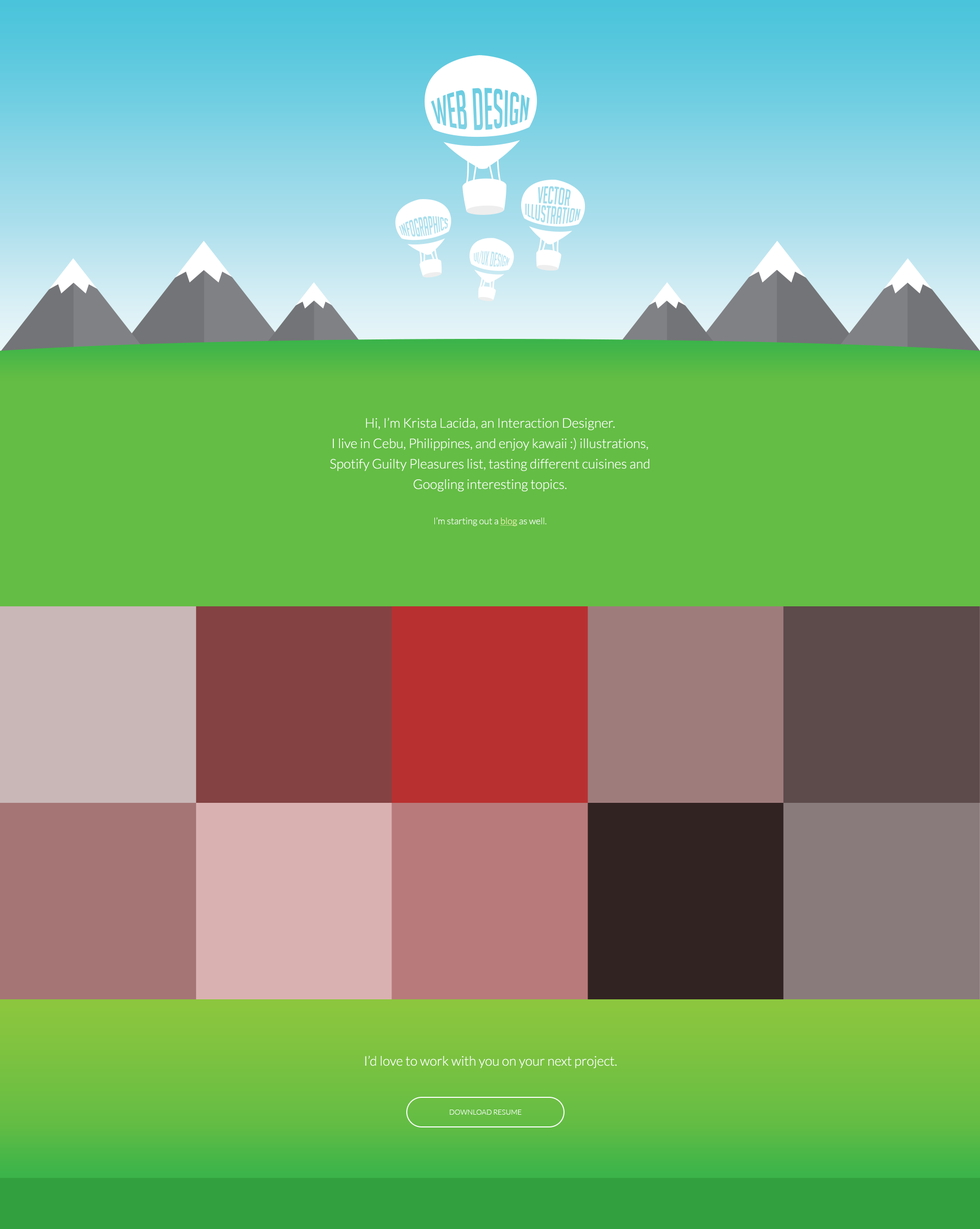
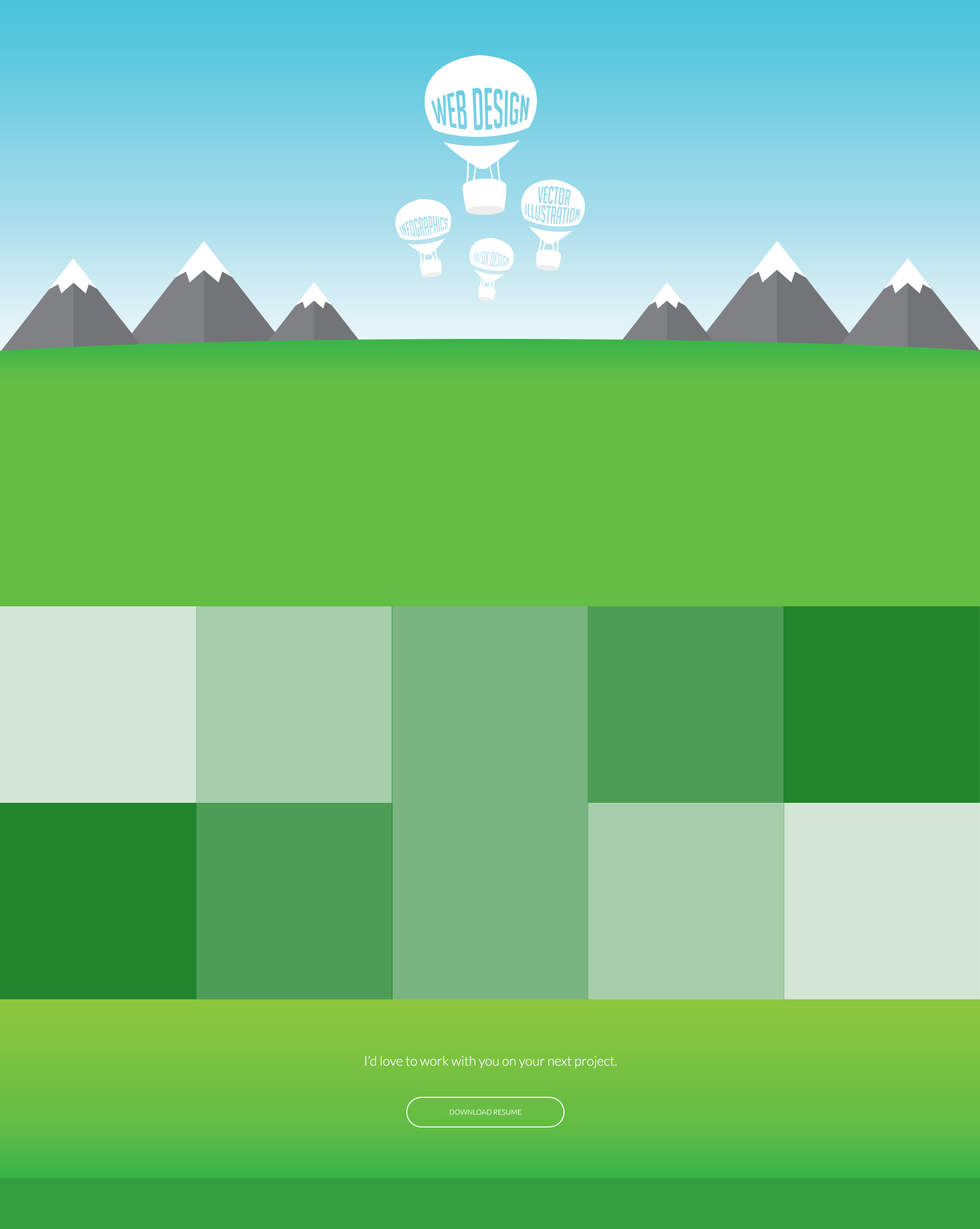
Layered file, before and after one edit (980×1229). Changes by layer:
hid "I’m starting out a blog as well." over [434,516,547,526]
hid "Hi, I’m Krista Lacida, an Interaction Designer. I live in Cebu," over [329,417,649,492]
"Rectangle 3 copy 4" (1st of 5): opacity 100% → 20%, painted on it over [782,802,980,999]
"Rectangle 3 copy 4" (2nd of 5): opacity 100% → 40%, painted on it over [587,802,785,999]
"Rectangle 3 copy 4" (3rd of 5): opacity 100% → 60%, painted on it over [391,802,589,999]
"Rectangle 3 copy 4" (4th of 5): opacity 100% → 80%, painted on it over [195,802,393,999]
painted on "Rectangle 3 copy 4" (5th of 5) over [0,802,197,999]
painted on "Rectangle 3 copy 3" over [782,606,980,803]
"Rectangle 3 copy 2" (1st of 2): opacity 100% → 80%, painted on it over [587,606,785,803]
"Rectangle 3 copy 2" (2nd of 2): opacity 100% → 60%, painted on it over [391,606,589,803]
"Rectangle 3 copy": opacity 100% → 40%, painted on it over [195,606,393,803]
"Rectangle 3": opacity 100% → 20%, painted on it over [0,606,197,803]
"Rectangle 2" (4th of 6, in "Group 4" › "Group 1 copy 2"): opacity 10% → 100%, painted on it over [245,294,315,342]
painted on "Polygon 1" (4th of 6, in "Group 4" › "Group 1 copy 2") over [259,300,359,342]
"Rectangle 2" (5th of 6, in "Group 4" › "Group 1"): opacity 10% → 100%, painted on it over [1,282,74,351]
painted on "Polygon 1" (5th of 6, in "Group 4" › "Group 1") over [1,282,147,351]
"Rectangle 2" (6th of 6, in "Group 4" › "Group 1 copy"): opacity 10% → 100%, painted on it over [95,269,205,346]
painted on "Polygon 1" (6th of 6, in "Group 4" › "Group 1 copy") over [116,269,291,345]
